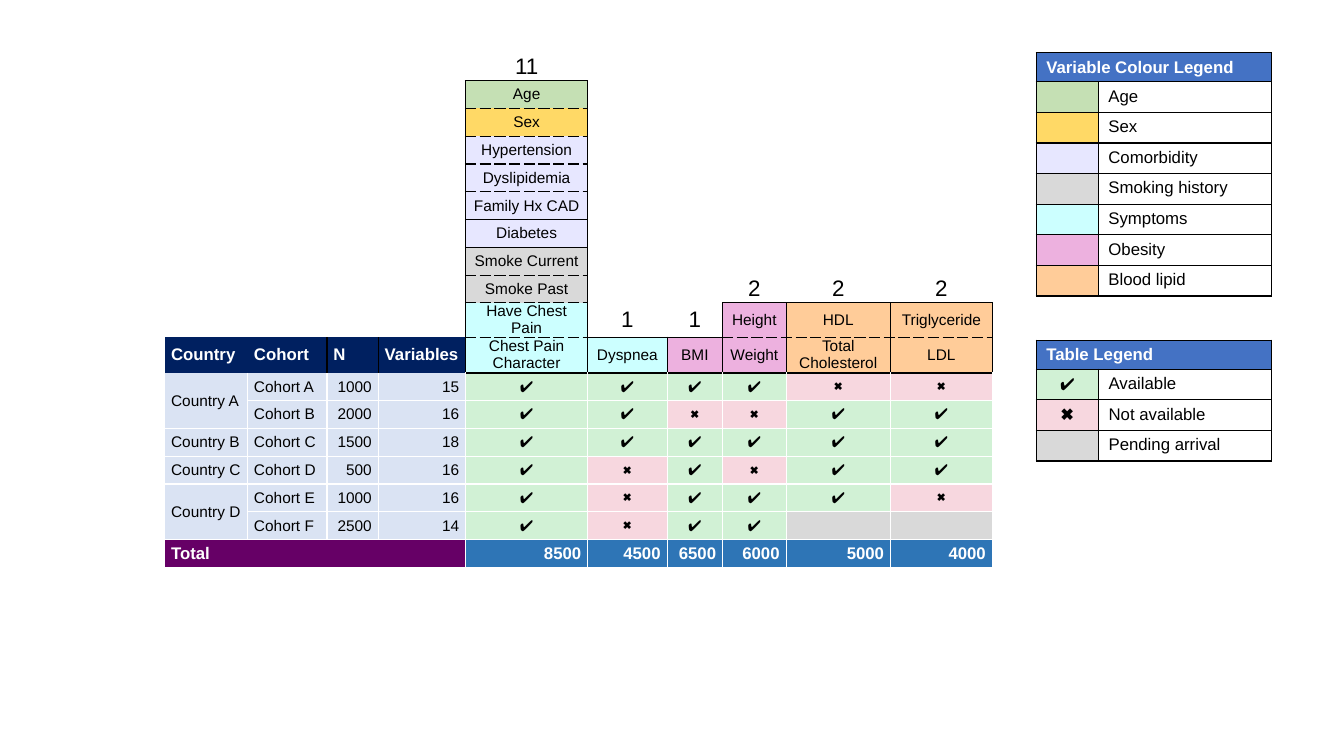
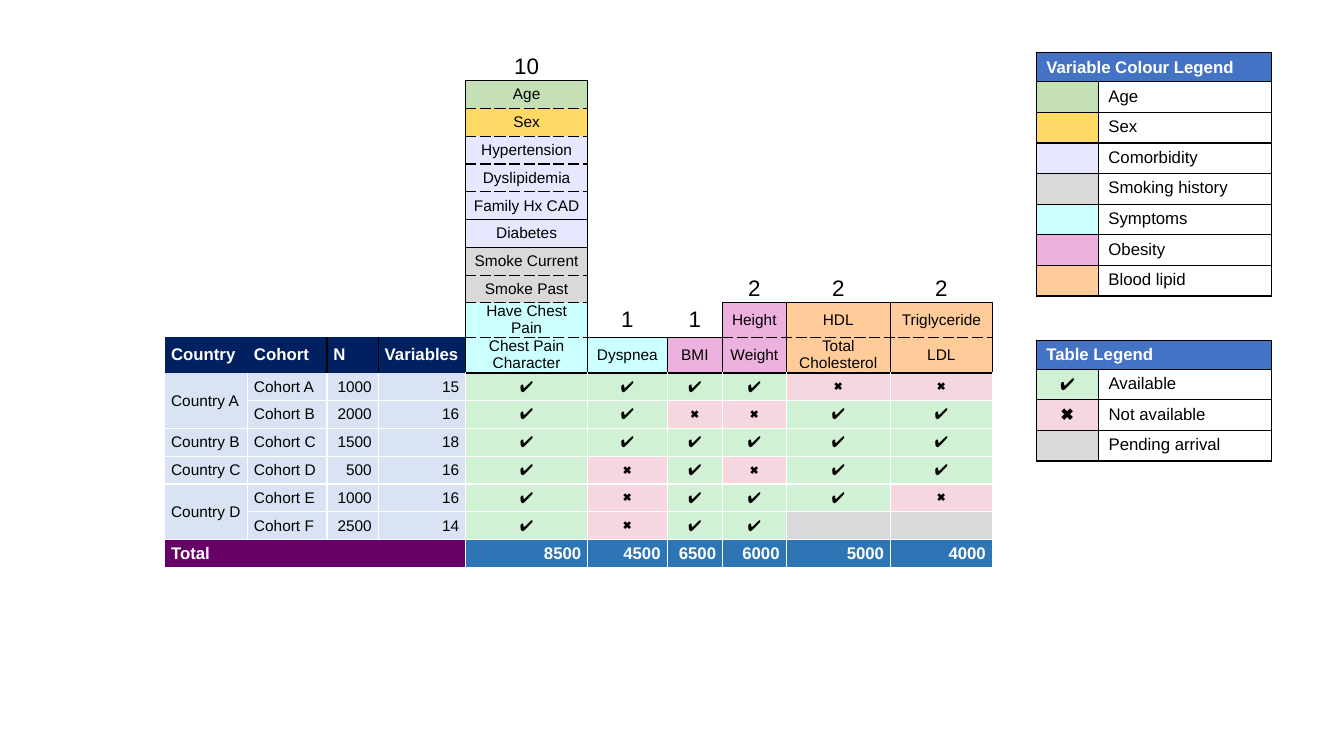
Before and after one commit to JauntyJJS/RMedicine2025_harmonisation, a slide deck: slide 18 of images/image_maker.pptx. Drawn at 1344x756 pixels with LibreOffice and Linux fonts; fonts in the diff are those of the drawing. Boxes give left, top, right and bottom in pixels: in the first picture for what was removed or moved away, otherwise in the second. Text is boxed around its words. In the diff, an @@ line names an element or a change of style, - is before the commit and + after.

```diff
--- a/images/image_maker.pptx
+++ b/images/image_maker.pptx
@@ table at (x1=164, y1=52, x2=993, y2=571) @@
-row 1, column 5: 11
+row 1, column 5: 10
```
Also in this commit, not shown: 4 other files.
